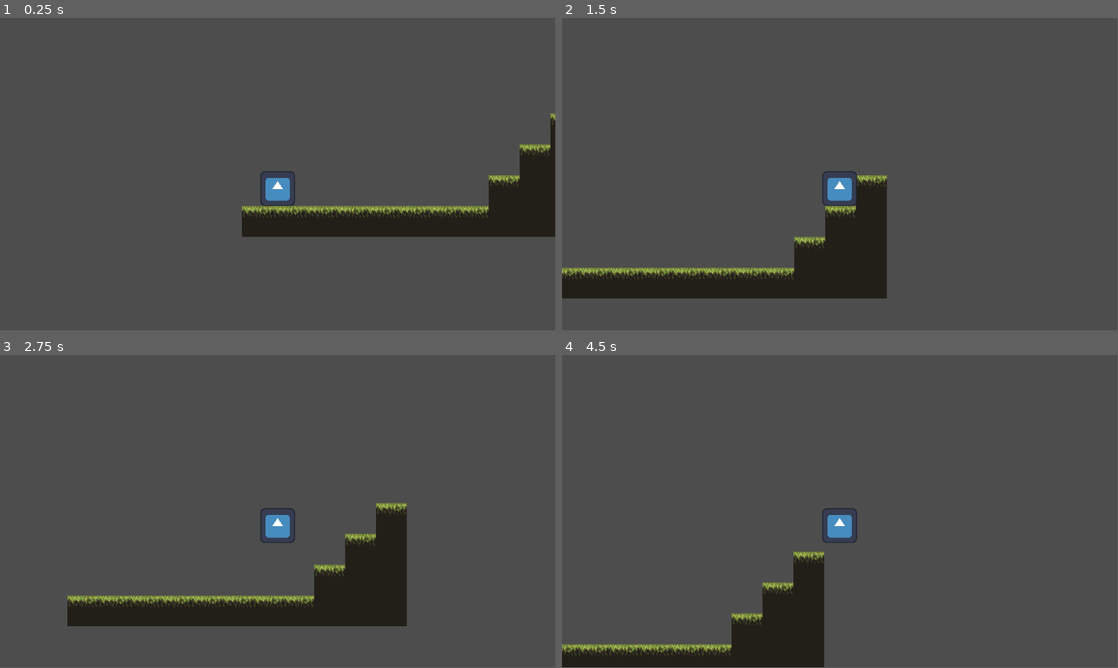
Above: before the commit, frames 1-4 (two rows, left to right).
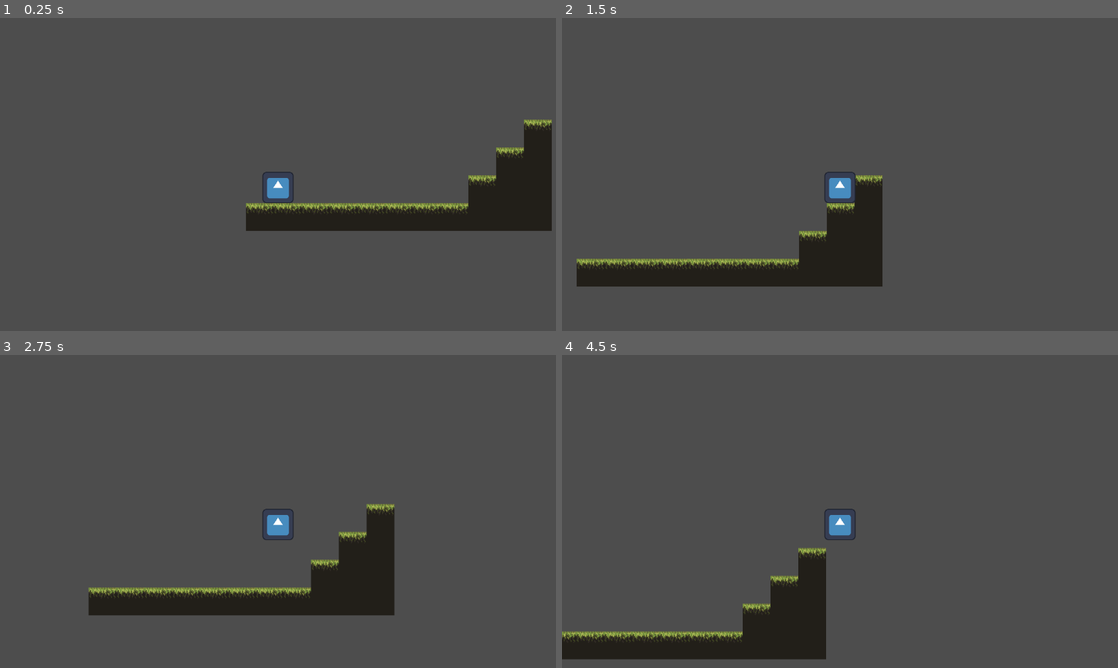
Above: after the commit, the same moments.

Repository: carolinalimaal/ego-ggj
Game: Godot game, scene res://scenes/fases/teste.tscn
Two runs of this game, one before a commit and one after it. Both use one fixed random seed, a clock stepped at 60 frames per second and the inputs below. The engine's default icon, where the game draws it, is replaced by a stand-in: a white triangle on a blue panel in a dark square.
Inputs:
- Up to frame 1 (0.25 s): no input
- Up to frame 2 (1.5 s): tap Enter at 0.5 s; hold D (Right) from 0.53 s (still down); tap Space (Jump) at 0.77 s
- Up to frame 3 (2.75 s): tap Space (Jump) at 1.52 s; release D (Right) at 2.03 s; hold A (Left) from 2.03 s (still down)
- Up to frame 4 (4.5 s): release A (Left) at 2.78 s; hold D (Right) 2.78-4.28 s; tap Space (Jump) at 3.02, 3.77 s; tap Escape (Pause, bound only after the commit) at 4.15 s; hold A (Left) from 4.28 s (still down)
In our replay, the window is 799x449 before the commit and 800x450 after it. These sizes can differ from the game's own. Grey fills any space a smaller window leaves; there, only what the larger window draws over its background counts as a difference.

The runs differ from the first frame. In frame 1, 4.2% of the frame differs, in the area x 43-100%, y 30-70%; in frame 2, 5.4%; in frame 3, 6.1%, in the area x 12-74%, y 47-87%; in frame 4, 4.5%.

Commit message:
feat: menus principal, pause e settings

Diff:
--- /dev/null
+++ b/global-game-jam/default_bus_layout.tres
@@ -0,0 +1,15 @@
+[gd_resource type="AudioBusLayout" format=3 uid="uid://b8451sad5bcxv"]
+
+[resource]
+bus/1/name = &"Music"
+bus/1/solo = false
+bus/1/mute = false
+bus/1/bypass_fx = false
+bus/1/volume_db = 0.0
+bus/1/send = &"Master"
+bus/2/name = &"SFX"
+bus/2/solo = false
+bus/2/mute = false
+bus/2/bypass_fx = false
+bus/2/volume_db = 0.0
+bus/2/send = &"Master"
--- /dev/null
+++ b/global-game-jam/globals/gui_autoload.gd
@@ -0,0 +1,36 @@
+extends CanvasLayer
+
+var gui_components : Dictionary = {
+	#"settings_menu" : "uid://o5kgpe620mq1",
+	#"pause_menu" : "uid://couqdco7mtoxw"
+}
+
+var resolutions = {
+	"3840 x 2160": Vector2i(3840,2160),
+	"2560 x 1440": Vector2i(2560,1440),
+	"1920 x 1080": Vector2i(1920,1080),
+	"1600 x 900": Vector2i(1600,900),
+	"1440 x 900": Vector2i(1440,900),
+	"1366 x 768": Vector2i(1366,768),
+	"1280 x 720": Vector2i(1280,720),
+	"1024 x 600": Vector2i(1024,600),
+	"800 x 600": Vector2i(800,600)
+}
+
+func _ready() -> void:
+	for i in gui_components:
+		var new_scene = load(gui_components[i]).instantiate()
+		add_child(new_scene)
+		new_scene.hide()
+
+#func _input(_event: InputEvent) -> void:
+	#if Input.is_action_just_pressed("Pause"):
+		#var settings_menu = get_node("SettingsMenu")
+		#settings_menu.visible = !settings_menu.visible
+		#if settings_menu.visible:
+			#settings_menu.video.update_button_value()
+
+func center_window() -> void:
+	var screen_center = DisplayServer.screen_get_position() + DisplayServer.screen_get_size() / 2
+	var window_size = get_window().get_size_with_decorations()
+	get_window().set_position(screen_center - window_size / 2)
--- a/global-game-jam/project.godot
+++ b/global-game-jam/project.godot
@@ -8,12 +8,30 @@
 
 config_version=5
 
+[animation]
+
+compatibility/default_parent_skeleton_in_mesh_instance_3d=true
+
 [application]
 
 config/name="global-game-jam"
 run/main_scene="uid://cqp82uv7tkbnl"
-config/features=PackedStringArray("4.5", "Mobile")
+config/features=PackedStringArray("4.6", "Mobile")
 config/icon="res://ui/icon.svg"
+
+[audio]
+
+buses/default_bus_layout="uid://b8451sad5bcxv"
+
+[autoload]
+
+GUI="*uid://dwrr772o4nw"
+
+[display]
+
+window/size/viewport_width=1280
+window/size/viewport_height=720
+window/stretch/mode="viewport"
 
 [global_group]
 
@@ -38,6 +56,11 @@
 "events": [Object(InputEventKey,"resource_local_to_scene":false,"resource_name":"","device":-1,"window_id":0,"alt_press …(191 unchanged characters)…
 ]
 }
+Pause={
+"deadzone": 0.2,
+"events": [Object(InputEventKey,"resource_local_to_scene":false,"resource_name":"","device":-1,"window_id":0,"alt_pressed":false,"shift_pressed":false,"ctrl_pressed":false,"meta_pressed":false,"pressed":false,"keycode":0,"physical_keycode":4194305,"key_label":0,"unicode":0,"location":0,"echo":false,"script":null)
+]
+}
 
 [layer_names]
 
@@ -48,4 +71,3 @@
 [rendering]
 
 textures/canvas_textures/default_texture_filter=0
-renderer/rendering_method="mobile"
--- /dev/null
+++ b/global-game-jam/ui/main_menu/main_menu.gd
@@ -0,0 +1,149 @@
+extends Control
+
+@onready var menu: VBoxContainer = $Menu
+@onready var settings: VBoxContainer = $Settings
+@onready var video: VBoxContainer = $Video
+@onready var audio: VBoxContainer = $Audio
+
+@onready var back_button: Button = $Control/Back
+
+@onready var start_button: Button = $Menu/Control/Start
+@onready var settings_button: Button = $Menu/Control2/Settings
+@onready var quit_button: Button = $Menu/Control3/Quit
+
+@onready var video_button: Button = $Settings/Control/Video
+@onready var audio_button: Button = $Settings/Control2/Audio
+
+@onready var resolution_option_button: OptionButton = $Video/HBoxContainer/Resolution
+@onready var fullscreen_checkbox: CheckBox = $Video/HBoxContainer2/Fullscreen
+
+@onready var master_slider: HSlider = $Audio/HBoxContainer/master_slider
+@onready var music_slider: HSlider = $Audio/HBoxContainer2/music_slider
+@onready var sfx_slider: HSlider = $Audio/HBoxContainer3/sfx_slider
+
+const MIN_DB: float = -60.0
+const MAX_DB: float = 0.0
+
+func _ready() -> void:
+	back_button.pressed.connect(_on_back_button_pressed)
+
+	start_button.pressed.connect(_on_start_button_pressed)
+	settings_button.pressed.connect(_on_settings_button_pressed)
+	quit_button.pressed.connect(_on_quit_button_pressed)
+
+	video_button.pressed.connect(_on_video_button_pressed)
+	audio_button.pressed.connect(_on_audio_button_pressed)
+
+	resolution_option_button.item_selected.connect(_on_resolution_option_button_item_selected)
+	fullscreen_checkbox.toggled.connect(_on_fullscreen_checkbox_toggled)
+
+	#master_slider.changed.connect(_on_master_volume_changed)
+	#music_slider.changed.connect(_on_music_volume_changed)
+	#sfx_slider.changed.connect(_on_sfx_volume_changed)
+
+	settings.visible = false
+	video.visible = false
+	audio.visible = false
+
+	add_resolution()
+	_sync_sliders()
+
+	start_button.grab_focus()
+
+func _on_back_button_pressed() -> void:
+	if settings.visible:
+		settings.visible = false
+		menu.visible = true
+		back_button.visible = false
+		start_button.grab_focus()
+	elif video.visible or audio.visible:
+		video.visible = false
+		audio.visible = false
+		settings.visible = true
+		video_button.grab_focus()
+
+# == MAIN MENU ==
+
+func _on_start_button_pressed() -> void:
+	pass
+
+func _on_settings_button_pressed() -> void:
+	menu.visible = false
+	settings.visible = true
+	back_button.get_parent().visible = true
+	if settings.visible:
+		update_button_value()
+	video_button.grab_focus()
+
+func _on_quit_button_pressed() -> void:
+	get_tree().quit()
+
+# == SETTINGS ==
+func _on_video_button_pressed() -> void:
+	settings.visible = false
+	video.visible = true
+	back_button.get_parent().visible = true
+	resolution_option_button.grab_focus()
+
+func _on_audio_button_pressed() -> void:
+	settings.visible = false
+	audio.visible = true
+	back_button.get_parent().visible = true
+	master_slider.grab_focus()
+
+# == VIDEO ==
+func _on_resolution_option_button_item_selected(index: int) -> void:
+	var key = resolution_option_button.get_item_text(index)
+	get_window().set_size(GUI.resolutions[key])
+	GUI.center_window()
+
+func _on_fullscreen_checkbox_toggled(toggled_on: bool) -> void:
+	if toggled_on:
+		DisplayServer.window_set_mode(DisplayServer.WINDOW_MODE_FULLSCREEN)
+		return
+	DisplayServer.window_set_mode(DisplayServer.WINDOW_MODE_WINDOWED)
+
+func add_resolution() -> void:
+	for r in GUI.resolutions:
+		resolution_option_button.add_item(r)
+
+func update_button_value() -> void:
+	var window_size_string = str(get_window().size.x, " x ", get_window().size.y)
+	var resolution_index = GUI.resolutions.keys().find(window_size_string)
+	resolution_option_button.selected = resolution_index
+
+# == AUDIO ==
+func _on_master_volume_changed(value: float) -> void:
+	_set_volume("Master", value)
+
+func _on_music_volume_changed(value: float) -> void:
+	_set_volume("Music", value)
+
+func _on_sfx_volume_changed(value: float) -> void:
+	_set_volume("SFX", value)
+
+func _sync_sliders():
+	master_slider.value = _db_to_slider(AudioServer.get_bus_volume_db(AudioServer.get_bus_index("Master")))
+	music_slider.value = _db_to_slider(AudioServer.get_bus_volume_db(AudioServer.get_bus_index("Music")))
+	sfx_slider.value = _db_to_slider(AudioServer.get_bus_volume_db(AudioServer.get_bus_index("SFX")))
+
+func _slider_to_db(value: float) -> float:
+	if value <= 0:
+		return MIN_DB
+
+	var linear = value / 100
+	var db = linear_to_db(linear)
+	return clamp(db, MIN_DB, MAX_DB)
+
+func _db_to_slider(db: float) -> float:
+	if db <= MIN_DB:
+		return 0.0
+
+	var linear = db_to_linear(db)
+	return clamp(linear * 100, 0, 100)
+
+func _set_volume(bus_name: String, value: float) -> void:
+	var db = _slider_to_db(value)
+	var bus_index = AudioServer.get_bus_index(bus_name)
+	AudioServer.set_bus_volume_db(bus_index, db)
+	AudioServer.set_bus_mute(bus_index, db <= MIN_DB)
--- /dev/null
+++ b/global-game-jam/ui/main_menu/main_menu.tscn
@@ -0,0 +1,256 @@
+[gd_scene format=3 uid="uid://bc8vnrx3ubdl7"]
+
+[ext_resource type="Script" uid="uid://8tf503jyq8b7" path="res://ui/main_menu/main_menu.gd" id="1_uhj5c"]
+
+[node name="MainMenu" type="Control" unique_id=2065288599]
+layout_mode = 3
+anchors_preset = 15
+anchor_right = 1.0
+anchor_bottom = 1.0
+grow_horizontal = 2
+grow_vertical = 2
+script = ExtResource("1_uhj5c")
+
+[node name="Menu" type="VBoxContainer" parent="." unique_id=1306853588]
+custom_minimum_size = Vector2(100, 100)
+layout_mode = 1
+anchors_preset = 8
+anchor_left = 0.5
+anchor_top = 0.5
+anchor_right = 0.5
+anchor_bottom = 0.5
+offset_left = -20.0
+offset_top = -20.0
+offset_right = 20.0
+offset_bottom = 20.0
+grow_horizontal = 2
+grow_vertical = 2
+
+[node name="Control" type="Control" parent="Menu" unique_id=579012675]
+layout_mode = 2
+size_flags_vertical = 7
+
+[node name="Start" type="Button" parent="Menu/Control" unique_id=650359]
+layout_mode = 1
+anchors_preset = 14
+anchor_top = 0.5
+anchor_right = 1.0
+anchor_bottom = 0.5
+offset_top = -15.5
+offset_bottom = 15.5
+grow_horizontal = 2
+grow_vertical = 2
+pivot_offset = Vector2(50, 15.5)
+text = "Start"
+
+[node name="Control2" type="Control" parent="Menu" unique_id=1899562121]
+layout_mode = 2
+size_flags_vertical = 7
+
+[node name="Settings" type="Button" parent="Menu/Control2" unique_id=324784354]
+layout_mode = 1
+anchors_preset = 14
+anchor_top = 0.5
+anchor_right = 1.0
+anchor_bottom = 0.5
+offset_top = -15.5
+offset_bottom = 15.5
+grow_horizontal = 2
+grow_vertical = 2
+pivot_offset = Vector2(50, 15.5)
+text = "Settings"
+
+[node name="Control3" type="Control" parent="Menu" unique_id=1364356599]
+layout_mode = 2
+size_flags_vertical = 7
+
+[node name="Quit" type="Button" parent="Menu/Control3" unique_id=1881207398]
+layout_mode = 1
+anchors_preset = 14
+anchor_top = 0.5
+anchor_right = 1.0
+anchor_bottom = 0.5
+offset_top = -15.5
+offset_bottom = 15.5
+grow_horizontal = 2
+grow_vertical = 2
+pivot_offset = Vector2(50, 15.5)
+text = "Quit"
+
+[node name="Settings" type="VBoxContainer" parent="." unique_id=1726003542]
+custom_minimum_size = Vector2(100, 66)
+layout_mode = 1
+anchors_preset = 8
+anchor_left = 0.5
+anchor_top = 0.5
+anchor_right = 0.5
+anchor_bottom = 0.5
+offset_left = -50.0
+offset_top = -50.0
+offset_right = 50.0
+offset_bottom = 50.0
+grow_horizontal = 2
+grow_vertical = 2
+
+[node name="Label" type="Label" parent="Settings" unique_id=1109419159]
+layout_mode = 2
+text = "Settings"
+horizontal_alignment = 1
+
+[node name="Control" type="Control" parent="Settings" unique_id=93194761]
+layout_mode = 2
+size_flags_vertical = 7
+
+[node name="Video" type="Button" parent="Settings/Control" unique_id=1833642012]
+layout_mode = 1
+anchors_preset = 14
+anchor_top = 0.5
+anchor_right = 1.0
+anchor_bottom = 0.5
+offset_top = -15.5
+offset_bottom = 15.5
+grow_horizontal = 2
+grow_vertical = 2
+pivot_offset = Vector2(50, 15.5)
+text = "Video"
+
+[node name="Control2" type="Control" parent="Settings" unique_id=823976885]
+layout_mode = 2
+size_flags_vertical = 7
+
+[node name="Audio" type="Button" parent="Settings/Control2" unique_id=402129647]
+layout_mode = 1
+anchors_preset = 14
+anchor_top = 0.5
+anchor_right = 1.0
+anchor_bottom = 0.5
+offset_top = -15.5
+offset_bottom = 15.5
+grow_horizontal = 2
+grow_vertical = 2
+pivot_offset = Vector2(50, 15.5)
+text = "Audio"
+
+[node name="Video" type="VBoxContainer" parent="." unique_id=1749398366]
+custom_minimum_size = Vector2(165, 100)
+layout_mode = 1
+anchors_preset = 8
+anchor_left = 0.5
+anchor_top = 0.5
+anchor_right = 0.5
+anchor_bottom = 0.5
+offset_left = -82.5
+offset_top = -75.0
+offset_right = 82.5
+offset_bottom = 25.0
+grow_horizontal = 2
+grow_vertical = 2
+
+[node name="Label" type="Label" parent="Video" unique_id=316740403]
+layout_mode = 2
+text = "Video"
+horizontal_alignment = 1
+vertical_alignment = 1
+
+[node name="HBoxContainer" type="HBoxContainer" parent="Video" unique_id=1345338596]
+layout_mode = 2
+theme_override_constants/separation = 50
+
+[node name="Label" type="Label" parent="Video/HBoxContainer" unique_id=2092437690]
+layout_mode = 2
+text = "Resolution"
+
+[node name="Resolution" type="OptionButton" parent="Video/HBoxContainer" unique_id=2077211010]
+layout_mode = 2
+
+[node name="HBoxContainer2" type="HBoxContainer" parent="Video" unique_id=1399108097]
+layout_mode = 2
+theme_override_constants/separation = 50
+
+[node name="Label" type="Label" parent="Video/HBoxContainer2" unique_id=2061190348]
+layout_mode = 2
+text = "Fullscreen"
+
+[node name="Fullscreen" type="CheckBox" parent="Video/HBoxContainer2" unique_id=1232016514]
+layout_mode = 2
+
+[node name="Audio" type="VBoxContainer" parent="." unique_id=29229963]
+custom_minimum_size = Vector2(195, 100)
+layout_mode = 1
+anchors_preset = 8
+anchor_left = 0.5
+anchor_top = 0.5
+anchor_right = 0.5
+anchor_bottom = 0.5
+offset_left = -97.5
+offset_top = -75.0
+offset_right = 97.5
+offset_bottom = 35.0
+grow_horizontal = 2
+grow_vertical = 2
+
+[node name="Label" type="Label" parent="Audio" unique_id=1458435545]
+layout_mode = 2
+text = "Audio"
+horizontal_alignment = 1
+
+[node name="HBoxContainer" type="HBoxContainer" parent="Audio" unique_id=22829295]
+layout_mode = 2
+theme_override_constants/separation = 25
+
+[node name="Label" type="Label" parent="Audio/HBoxContainer" unique_id=1169826712]
+custom_minimum_size = Vector2(55, 25)
+layout_mode = 2
+text = "Master"
+
+[node name="master_slider" type="HSlider" parent="Audio/HBoxContainer" unique_id=121997072]
+custom_minimum_size = Vector2(100, 0)
+layout_mode = 2
+
+[node name="HBoxContainer2" type="HBoxContainer" parent="Audio" unique_id=970155911]
+layout_mode = 2
+theme_override_constants/separation = 25
+
+[node name="Label" type="Label" parent="Audio/HBoxContainer2" unique_id=654375947]
+custom_minimum_size = Vector2(55, 25)
+layout_mode = 2
+text = "Music"
+
+[node name="music_slider" type="HSlider" parent="Audio/HBoxContainer2" unique_id=813399993]
+custom_minimum_size = Vector2(100, 0)
+layout_mode = 2
+
+[node name="HBoxContainer3" type="HBoxContainer" parent="Audio" unique_id=148984992]
+layout_mode = 2
+theme_override_constants/separation = 25
+
+[node name="Label" type="Label" parent="Audio/HBoxContainer3" unique_id=92216406]
+custom_minimum_size = Vector2(55, 25)
+layout_mode = 2
+text = "SFX"
+
+[node name="sfx_slider" type="HSlider" parent="Audio/HBoxContainer3" unique_id=1769913571]
+custom_minimum_size = Vector2(100, 0)
+layout_mode = 2
+
+[node name="Control" type="Control" parent="." unique_id=1889453162]
+visible = false
+custom_minimum_size = Vector2(61, 31)
+layout_mode = 1
+anchor_left = 0.005
+anchor_right = 0.005
+offset_right = 40.0
+offset_bottom = 40.0
+
+[node name="Back" type="Button" parent="Control" unique_id=1329047210]
+custom_minimum_size = Vector2(62, 31)
+layout_mode = 1
+anchors_preset = 14
+anchor_top = 0.5
+anchor_right = 1.0
+anchor_bottom = 0.5
+offset_top = -15.5
+offset_bottom = 15.5
+grow_horizontal = 2
+grow_vertical = 2
+text = "Back"
--- /dev/null
+++ b/global-game-jam/ui/pause_menu/pause_menu.gd
@@ -0,0 +1,49 @@
+extends Control
+
+@onready var resume_button: Button = $Panel/VBoxContainer/Control/Resume
+@onready var settings_button: Button = $Panel/VBoxContainer/Control2/Settings
+@onready var main_menu_button: Button = $Panel/VBoxContainer/Control3/MainMenu
+@onready var animation_player: AnimationPlayer = $AnimationPlayer
+
+
+var _is_open : bool = false
+
+func _ready() -> void:
+	resume_button.pressed.connect(_on_resume_button_pressed)
+	settings_button.pressed.connect(_on_settings_button_pressed)
+	main_menu_button.pressed.connect(_on_main_menu_button_pressed)
+
+	animation_player.play("RESET")
+
+	self.visible = false
+
+func _unhandled_input(_event: InputEvent) -> void:
+	if Input.is_action_just_pressed("Pause"):
+		if _is_open and get_tree().paused:
+			_resume()
+		elif !_is_open and !get_tree().paused:
+			_pause()
+
+func _pause() -> void:
+	get_tree().paused = true
+	_is_open = true
+	self.visible = true
+	animation_player.play("pause")
+	resume_button.grab_focus()
+
+func _resume() -> void:
+	get_tree().paused = false
+	_is_open = false
+	self.visible = false
+	animation_player.play_backwards("pause")
+
+func _on_resume_button_pressed() -> void:
+	_resume()
+
+func _on_settings_button_pressed() -> void:
+	# TODO: Funcionalidade de abrir menu de opcoes
+	pass
+
+func _on_main_menu_button_pressed() -> void:
+	_resume()
+	get_tree().change_scene_to_file("res://ui/main_menu/main_menu.tscn")
--- /dev/null
+++ b/global-game-jam/ui/pause_menu/pause_menu.tscn
@@ -0,0 +1,131 @@
+[gd_scene format=3 uid="uid://couqdco7mtoxw"]
+
+[ext_resource type="Script" uid="uid://f2exb7jpqcyn" path="res://ui/pause_menu/pause_menu.gd" id="1_2n0y6"]
+
+[sub_resource type="Animation" id="Animation_mnjdh"]
+length = 0.001
+tracks/0/type = "value"
+tracks/0/imported = false
+tracks/0/enabled = true
+tracks/0/path = NodePath(".:modulate")
+tracks/0/interp = 1
+tracks/0/loop_wrap = true
+tracks/0/keys = {
+"times": PackedFloat32Array(0),
+"transitions": PackedFloat32Array(1),
+"update": 0,
+"values": [Color(1, 1, 1, 0)]
+}
+
+[sub_resource type="Animation" id="Animation_mg8bu"]
+resource_name = "pause"
+length = 0.5
+tracks/0/type = "value"
+tracks/0/imported = false
+tracks/0/enabled = true
+tracks/0/path = NodePath(".:modulate")
+tracks/0/interp = 1
+tracks/0/loop_wrap = true
+tracks/0/keys = {
+"times": PackedFloat32Array(0, 0.5),
+"transitions": PackedFloat32Array(1, 1),
+"update": 0,
+"values": [Color(1, 1, 1, 0), Color(1, 1, 1, 1)]
+}
+
+[sub_resource type="AnimationLibrary" id="AnimationLibrary_mnjdh"]
+_data = {
+&"RESET": SubResource("Animation_mnjdh"),
+&"pause": SubResource("Animation_mg8bu")
+}
+
+[node name="PauseMenu" type="Control" unique_id=466377671]
+process_mode = 3
+modulate = Color(1, 1, 1, 0)
+layout_mode = 3
+anchors_preset = 15
+anchor_right = 1.0
+anchor_bottom = 1.0
+grow_horizontal = 2
+grow_vertical = 2
+script = ExtResource("1_2n0y6")
+
+[node name="Panel" type="Panel" parent="." unique_id=725523014]
+layout_mode = 1
+anchors_preset = 15
+anchor_right = 1.0
+anchor_bottom = 1.0
+grow_horizontal = 2
+grow_vertical = 2
+
+[node name="Menu" type="VBoxContainer" parent="Panel" unique_id=1964387006]
+custom_minimum_size = Vector2(100, 100)
+layout_mode = 1
+anchors_preset = 8
+anchor_left = 0.5
+anchor_top = 0.5
+anchor_right = 0.5
+anchor_bottom = 0.5
+offset_left = -50.0
+offset_top = -50.0
+offset_right = 50.0
+offset_bottom = 50.0
+grow_horizontal = 2
+grow_vertical = 2
+
+[node name="Control" type="Control" parent="Panel/Menu" unique_id=680106387]
+layout_mode = 2
+size_flags_vertical = 7
+
+[node name="Resume" type="Button" parent="Panel/Menu/Control" unique_id=221934516]
+custom_minimum_size = Vector2(100, 31)
+layout_mode = 1
+anchors_preset = 14
+anchor_top = 0.5
+anchor_right = 1.0
+anchor_bottom = 0.5
+offset_top = -15.5
+offset_bottom = 15.5
+grow_horizontal = 2
+grow_vertical = 2
+pivot_offset = Vector2(50, 15.5)
+text = "Resume"
+
+[node name="Control2" type="Control" parent="Panel/Menu" unique_id=44047042]
+layout_mode = 2
+size_flags_vertical = 7
+
+[node name="Settings" type="Button" parent="Panel/Menu/Control2" unique_id=1551681096]
+custom_minimum_size = Vector2(100, 31)
+layout_mode = 1
+anchors_preset = 14
+anchor_top = 0.5
+anchor_right = 1.0
+anchor_bottom = 0.5
+offset_top = -15.5
+offset_bottom = 15.5
+grow_horizontal = 2
+grow_vertical = 2
+pivot_offset = Vector2(50, 15.5)
+text = "Settings"
+
+[node name="Control3" type="Control" parent="Panel/Menu" unique_id=408243771]
+layout_mode = 2
+size_flags_vertical = 7
+
+[node name="MainMenu" type="Button" parent="Panel/Menu/Control3" unique_id=652540632]
+custom_minimum_size = Vector2(100, 31)
+layout_mode = 1
+anchors_preset = 14
+anchor_top = 0.5
+anchor_right = 1.0
+anchor_bottom = 0.5
+offset_top = -15.5
+offset_bottom = 15.5
+grow_horizontal = 2
+grow_vertical = 2
+pivot_offset = Vector2(50, 15.5)
+text = "Main Menu"
+
+[node name="AnimationPlayer" type="AnimationPlayer" parent="." unique_id=738053573]
+libraries/ = SubResource("AnimationLibrary_mnjdh")
--- /dev/null
+++ b/global-game-jam/ui/settings_menu/audio.gd
@@ -0,0 +1,51 @@
+#extends VBoxContainer
+#
+#
+#@onready var master_slider: HSlider = $HBoxContainer/master_slider
+#@onready var music_slider: HSlider = $HBoxContainer2/music_slider
+#@onready var sfx_slider: HSlider = $HBoxContainer3/sfx_slider
+#
+#const MIN_DB: float = -60.0
+#const MAX_DB: float = 0.0
+#
+#func _ready() -> void:
+	#_sync_sliders()
+	#
+	#master_slider.changed.connect(_on_master_volume_changed)
+	#music_slider.changed.connect(_on_music_volume_changed)
+	#sfx_slider.changed.connect(_on_sfx_volume_changed)
+#
+#func _sync_sliders():
+	#master_slider.value = _db_to_slider(AudioServer.get_bus_volume_db(AudioServer.get_bus_index("Master")))
+	#music_slider.value = _db_to_slider(AudioServer.get_bus_volume_db(AudioServer.get_bus_index("Music")))
+	#sfx_slider.value = _db_to_slider(AudioServer.get_bus_volume_db(AudioServer.get_bus_index("SFX")))
+#
+#func _slider_to_db(value: float) -> float:
+	#if value <= 0:
+		#return MIN_DB
+	#
+	#var linear = value / 100
+	#var db = linear_to_db(linear)
+	#return clamp(db, MIN_DB, MAX_DB)
+#
+#func _db_to_slider(db: float) -> float:
+	#if db <= MIN_DB:
+		#return 0.0
+	#
+	#var linear = db_to_linear(db)
+	#return clamp(linear * 100, 0, 100)
+#
+#func _set_volume(bus_name: String, value: float) -> void:
+	#var db = _slider_to_db(value)
+	#var bus_index = AudioServer.get_bus_index(bus_name)
+	#AudioServer.set_bus_volume_db(bus_index, db)
+	#AudioServer.set_bus_mute(bus_index, db <= MIN_DB)
+#
+#func _on_master_volume_changed(value: float) -> void:
+	#_set_volume("Master", value)
+#
+#func _on_music_volume_changed(value: float) -> void:
+	#_set_volume("Music", value)
+#
+#func _on_sfx_volume_changed(value: float) -> void:
+	#_set_volume("SFX", value)
--- /dev/null
+++ b/global-game-jam/ui/settings_menu/settings_menu.tscn
@@ -0,0 +1,12 @@
+[gd_scene format=3 uid="uid://o5kgpe620mq1"]
+
+[ext_resource type="Script" uid="uid://dx8op668ux740" path="res://ui/settings_menu/settings_menu.gd" id="1_2adas"]
+
+[node name="SettingsMenu" type="Control" unique_id=1890138561]
+layout_mode = 3
+anchors_preset = 15
+anchor_right = 1.0
+anchor_bottom = 1.0
+grow_horizontal = 2
+grow_vertical = 2
+script = ExtResource("1_2adas")
--- /dev/null
+++ b/global-game-jam/ui/settings_menu/video.gd
@@ -0,0 +1,41 @@
+#extends VBoxContainer
+#
+#@onready var resolution_option_button: OptionButton = $HBoxContainer/Resolution
+#@onready var fullscreen_checkbox: CheckBox = $HBoxContainer2/Fullscreen
+#
+#var resolutions = {
+	#"3840 x 2160": Vector2i(3840,2160),
+	#"2560 x 1440": Vector2i(2560,1440),
+	#"1920 x 1080": Vector2i(1920,1080),
+	#"1600 x 900": Vector2i(1600,900),
+	#"1440 x 900": Vector2i(1440,900),
+	#"1366 x 768": Vector2i(1366,768),
+	#"1280 x 720": Vector2i(1280,720),
+	#"1024 x 600": Vector2i(1024,600),
+	#"800 x 600": Vector2i(800,600)
+#}
+#
+#func _ready() -> void:
+	#resolution_option_button.item_selected.connect(_on_resolution_option_button_item_selected)
+	#fullscreen_checkbox.toggled.connect(_on_fullscreen_checkbox_toggled)
+	#add_resolution()
+#
+#func add_resolution() -> void:
+	#for r in GUI.resolutions:
+		#resolution_option_button.add_item(r)
+#
+#func update_button_value() -> void:
+	#var window_size_string = str(get_window().size.x, " x ", get_window().size.y)
+	#var resolution_index = GUI.resolutions.keys().find(window_size_string)
+	#resolution_option_button.selected = resolution_index
+#
+#func _on_resolution_option_button_item_selected(index: int) -> void:
+	#var key = resolution_option_button.get_item_text(index)
+	#get_window().set_size(GUI.resolutions[key])
+	#GUI.center_window()
+#
+#func _on_fullscreen_checkbox_toggled(toggled_on: bool) -> void:
+	#if toggled_on:
+		#DisplayServer.window_set_mode(DisplayServer.WINDOW_MODE_FULLSCREEN)
+		#return
+	#DisplayServer.window_set_mode(DisplayServer.WINDOW_MODE_WINDOWED)
Not shown, added: global-game-jam/globals/gui_autoload.gd.uid
Not shown, added: global-game-jam/ui/main_menu/main_menu.gd.uid
Not shown, added: global-game-jam/ui/pause_menu/pause_menu.gd.uid
Not shown, added: global-game-jam/ui/settings_menu/audio.gd.uid
Empty file added: global-game-jam/ui/settings_menu/settings_menu.gd
Not shown, added: global-game-jam/ui/settings_menu/settings_menu.gd.uid
Not shown, added: global-game-jam/ui/settings_menu/video.gd.uid
